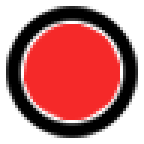
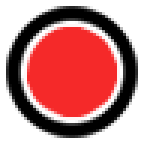
Two versions of the same layered image (144 × 144). Layer-by-layer changes:
painted on "Layer 1" over [24, 24, 120, 120]
